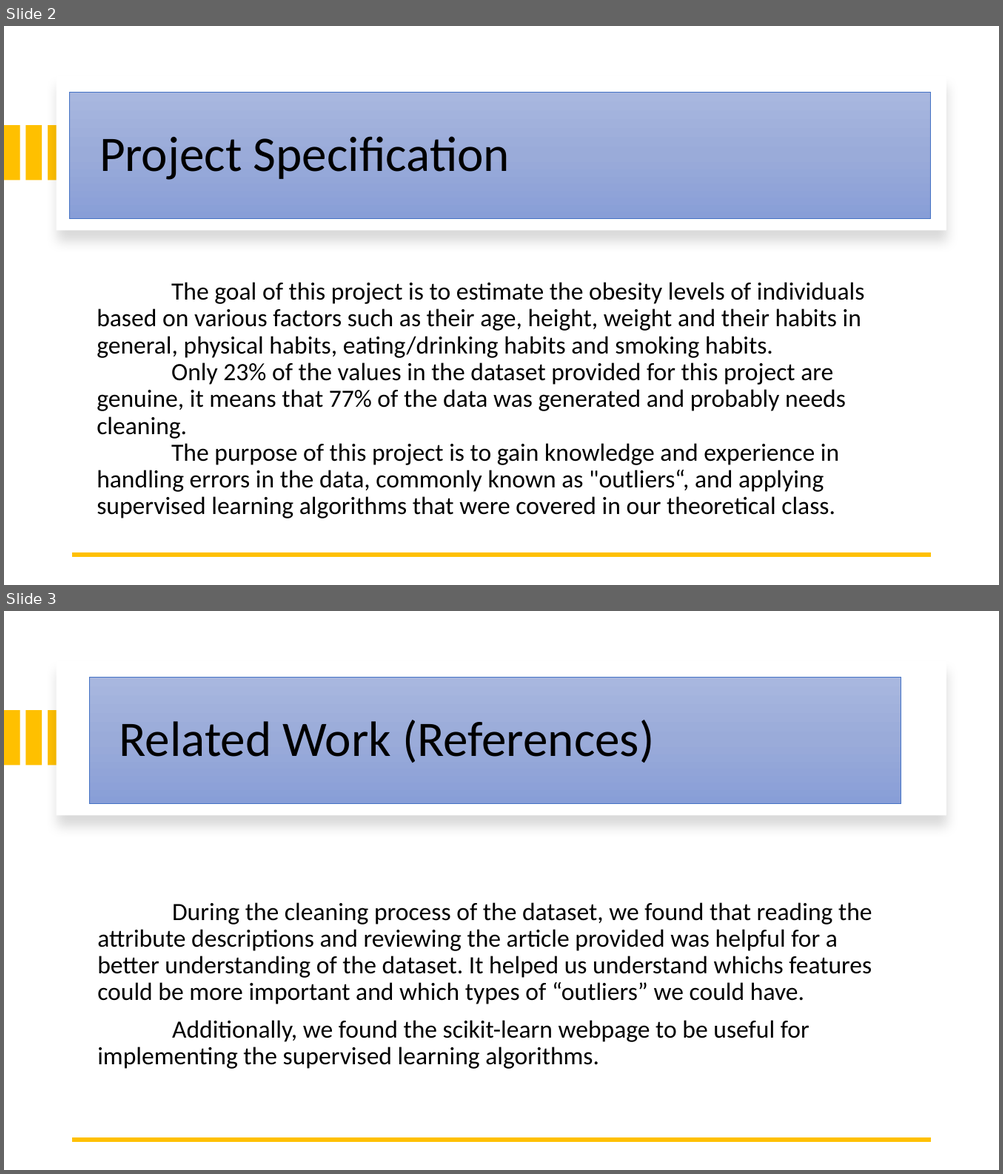
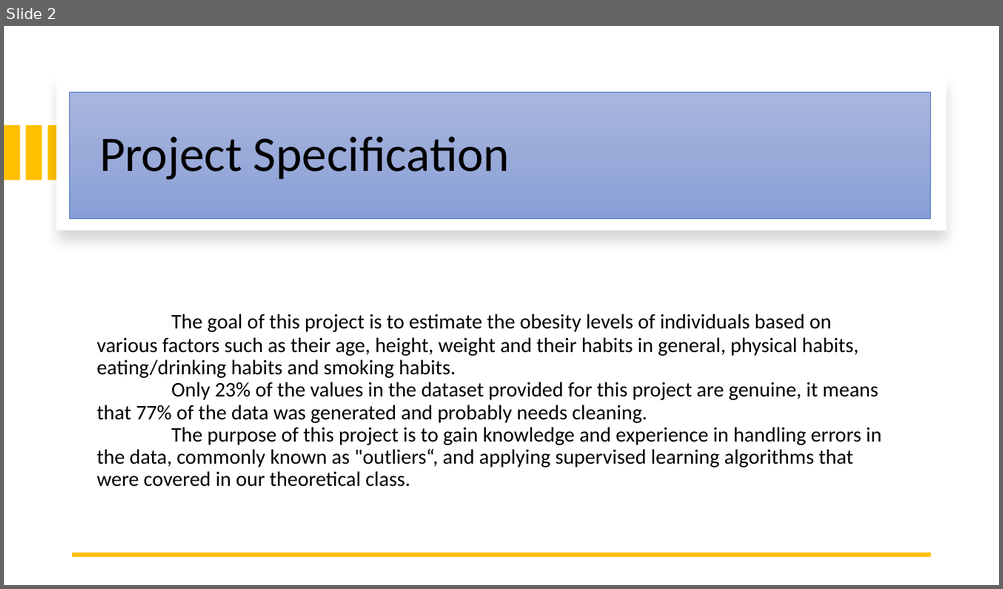
Before and after one commit to Eduardoramos123/IA_Projeto2, a slide deck: docs/checkpoint.pptx. Shown one above the other, each under a label of ours: slides 2 and 3 before the commit, slide 2 after it. The pictures are 1003x1174 and 1003x589 pixels, drawn with LibreOffice and Linux fonts; fonts in the diff are those of the drawing. Boxes give left, top, right and bottom in pixels: in the first picture for what was removed or moved away, otherwise in the second. Text is boxed around its words. In the diff, an @@ line names an element or a change of style, - is before the commit and + after.

```diff
--- a/docs/checkpoint.pptx
+++ b/docs/checkpoint.pptx
@@ slide 3 removed at (4, 611, 999, 1170), background #FFFFFF @@
@@ rectangle removed at (57, 661, 946, 815) @@
@@ title removed at (89, 678, 900, 804) @@
-Related Work (References)
@@ rectangle removed at (4, 710, 20, 766) @@
@@ rectangle removed at (25, 710, 41, 766) @@
@@ rectangle removed at (48, 710, 64, 766) @@
@@ text removed at (97, 903, 872, 1069) @@
-During the cleaning process of the dataset, we found that reading the attribute descriptions and reviewing the article provided was helpful for a better understanding of the dataset. It helped us understand whichs features could be more important and which types of “outliers” we could have.
-Additionally, we found the scikit-learn webpage to be useful for implementing the supervised learning algorithms.
@@ line removed from (930, 1140) to (73, 1140) @@
@@ slide 2 changed as well @@
@@ text "The goal of this project ..." at (96, 314, 881, 487): size 24 to 20 pt @@
```
Also in this commit, not shown: 2 other slides changed, 6 slides added, 1 other slide removed, 2 other files.
